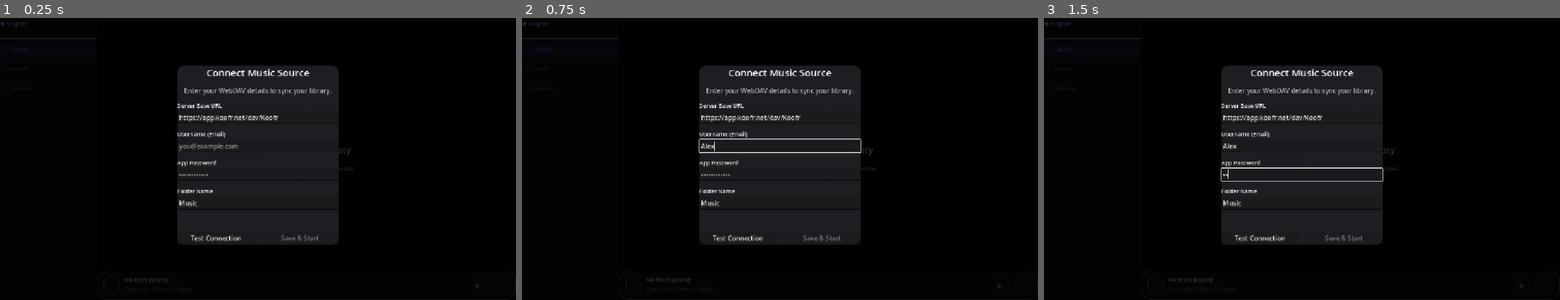
Above: before the commit, frames 1-3 (left to right).
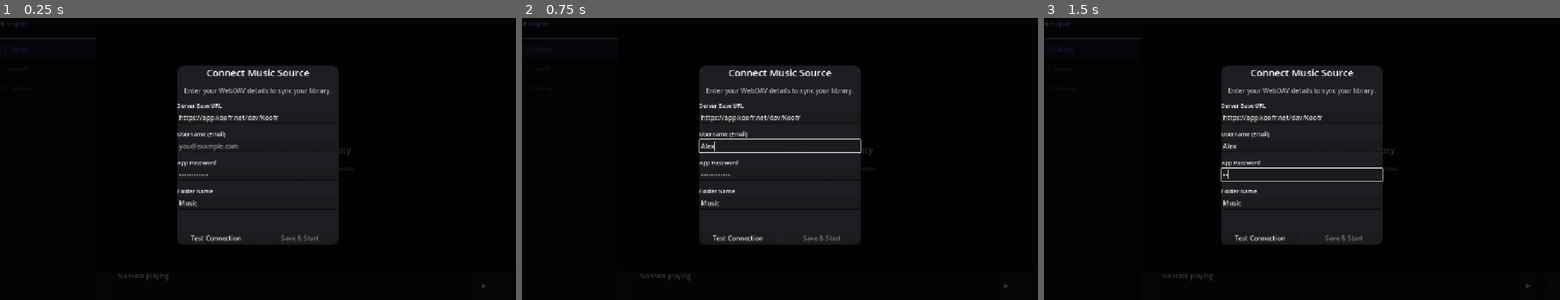
Above: after the commit, the same moments.

Repository: Ghigog/vapor-music
Game: Godot game, scene res://scenes/main.tscn
The game is run twice, just before and just after one commit, with the same random seed, the same clock (stepped at 60 frames per second) and the same inputs.
Inputs (mouse positions are in pixels of both pictures, inside the frame that each line leads up to):
- Up to frame 1 (0.25 s): no input
- Up to frame 2 (0.75 s): click (780, 144) at 0.52 s; type "Alex" at 0.6 s
- Up to frame 3 (1.5 s): click (1302, 175) at 0.75 s; type "12" at 0.83 s; click (1529, 285) at 1.25 s, where only the run after the commit has a clickable "▶"

The runs differ from the first frame. In frame 1, 0.1% of the frame differs, in the area x 23-95%, y 90-96%; in frame 2, 0.1%; in frame 3, 0.1%.

Commit message:
it's alive

Diff:
--- a/project.godot
+++ b/project.godot
@@ -22,6 +22,7 @@
 NavManager="*res://autoloads/NavManager.gd"
 SettingsManager="*res://scripts/services/settings_manager.gd"
 WebDAVService="*res://scripts/services/webdav_service.gd"
+AudioManager="*uid://bxledcc7ud1e8"
 
 [display]
 
--- a/scenes/ui/mini_player/mini_player.tscn
+++ b/scenes/ui/mini_player/mini_player.tscn
@@ -1,32 +1,39 @@
-[gd_scene load_steps=2 format=3 uid="uid://vaporminiplayer01"]
+[gd_scene format=3 uid="uid://d15njsphawx4k"]
 
-[ext_resource type="Script" path="res://scripts/ui/mini_player.gd" id="1_mp"]
+[ext_resource type="Script" uid="uid://cwpu4jeotrglj" path="res://scripts/ui/mini_player.gd" id="1_mp"]
 
-[node name="MiniPlayer" type="PanelContainer"]
+[node name="MiniPlayer" type="PanelContainer" unique_id=1961534883]
+anchors_preset = 10
 anchor_right = 1.0
 script = ExtResource("1_mp")
 
-[node name="HBox" type="HBoxContainer" parent="."]
+[node name="HBox" type="HBoxContainer" parent="." unique_id=1021783544]
+layout_mode = 2
 theme_override_constants/separation = 12
 
-[node name="AlbumArt" type="Panel" parent="HBox"]
+[node name="AlbumArt" type="Panel" parent="HBox" unique_id=653742320]
 custom_minimum_size = Vector2(40, 40)
+layout_mode = 2
 
-[node name="TrackInfo" type="VBoxContainer" parent="HBox"]
+[node name="TrackInfo" type="VBoxContainer" parent="HBox" unique_id=2076905498]
+layout_mode = 2
 size_flags_horizontal = 3
 
-[node name="TrackTitle" type="Label" parent="HBox/TrackInfo"]
+[node name="TrackTitle" type="Label" parent="HBox/TrackInfo" unique_id=364084197]
+layout_mode = 2
 text = "No track playing"
 vertical_alignment = 1
 
-[node name="ArtistLabel" type="Label" parent="HBox/TrackInfo"]
-text = ""
+[node name="ArtistLabel" type="Label" parent="HBox/TrackInfo" unique_id=262776779]
+layout_mode = 2
 vertical_alignment = 1
 
-[node name="PlayPauseBtn" type="Button" parent="HBox"]
+[node name="PlayPauseBtn" type="Button" parent="HBox" unique_id=1985718635]
+custom_minimum_size = Vector2(44, 44)
+layout_mode = 2
 text = "▶"
+
+[node name="LikeBtn" type="Button" parent="HBox" unique_id=2065415661]
 custom_minimum_size = Vector2(44, 44)
-
-[node name="LikeBtn" type="Button" parent="HBox"]
+layout_mode = 2
 text = "♡"
-custom_minimum_size = Vector2(44, 44)
--- a/scripts/screens/library_screen.gd
+++ b/scripts/screens/library_screen.gd
@@ -91,20 +91,40 @@
 	for child in track_list.get_children():
 		child.queue_free()
 
-	# Populate track rows
+	# Populate track rows using Flat interactive buttons
 	for href: String in files:
-		var label := Label.new()
-		label.text = href.get_file().uri_decode()
+		var raw_filename := href.get_file().uri_decode()
 
-		# Apply typography styling match rules
-		label.add_theme_font_override("font", ThemeManager.font_ui)
-		label.add_theme_font_size_override("font_size", ThemeManager.TYPE_SM)
-		label.add_theme_color_override("font_color", ThemeManager.TEXT_PRIMARY)
+		# Strip off the ".mp3" or ".flac" extensions cleanly
+		var display_name := raw_filename.get_basename()
 
-		# Explicitly tell the label node to expand and occupy its horizontal alignment block
-		label.size_flags_horizontal = Control.SIZE_EXPAND_FILL
+		# OPTIONAL CLEANUP: Remove "Vanilla - Origin - " if you just want song titles in the list
+		if " - " in display_name:
+			var parts := display_name.split(" - ")
+			# Looks for a structure like ["Vanilla", "Origin", "01 Past..."]
+			if parts.size() >= 3:
+				display_name = parts[2] # Just show the track number + song name
+			else:
+				display_name = parts[parts.size() - 1]
 
-		track_list.add_child(label)
+		var track_btn := Button.new()
+		track_btn.text = "   ▶   " + display_name
+		track_btn.alignment = HORIZONTAL_ALIGNMENT_LEFT
+		track_btn.flat = true
+
+		# Standard layout typography constraints
+		track_btn.add_theme_font_override("font", ThemeManager.font_ui)
+		track_btn.add_theme_font_size_override("font_size", ThemeManager.TYPE_SM)
+		track_btn.add_theme_color_override("font_color", ThemeManager.TEXT_PRIMARY)
+		track_btn.add_theme_color_override("font_hover_color", ThemeManager.ACCENT_BRIGHT)
+
+		# Pipe track context into play mechanics on click
+		track_btn.pressed.connect(
+			func(): AudioManager.play_track(href, files)
+		)
+
+		track_btn.size_flags_horizontal = Control.SIZE_EXPAND_FILL
+		track_list.add_child(track_btn)
 
 	# --- FIX 2: FORCE EXPAND SCROLL CONTAINERS TO OCCUPY SPACE ---
 	center_panel.visible = false
--- /dev/null
+++ b/scripts/services/audio_manager.gd
@@ -0,0 +1,107 @@
+## audio_manager.gd
+## Global engine player that streams audio buffers dynamically via authenticated HTTP requests.
+extends Node
+
+signal track_changed(track_name: String)
+signal playback_toggled(is_playing: bool)
+
+var player: AudioStreamPlayer
+var current_playlist: Array[String] = []
+var current_track_index: int = -1
+var is_playing := false
+
+func _ready() -> void:
+	# Build out runtime child container component dynamically
+	player = AudioStreamPlayer.new()
+	add_child(player)
+	player.finished.connect(_on_track_finished)
+
+## Prepares a new track vector array queue context state
+func play_track(track_href: String, playlist: Array) -> void:
+	current_playlist = Array(playlist, TYPE_STRING, &"", null)
+	current_track_index = current_playlist.find(track_href)
+
+	_load_and_stream_remote_file(track_href)
+
+## Asynchronously downloads the remote audio file context and loads it into an AudioStream layer
+func _load_and_stream_remote_file(href_path: String) -> void:
+	var base_url: String = SettingsManager.webdav_url
+	var username := SettingsManager.webdav_username
+	var password := SettingsManager.webdav_password
+
+	var auth_raw := "%s:%s" % [username, password]
+	var auth_header := "Authorization: Basic %s" % Marshalls.utf8_to_base64(auth_raw)
+
+	# Fix URL assembly: Extract host safely without duplicating path segments
+	var url_parts = base_url.split("/dav")
+	var host_base = url_parts[0]
+
+	# Clean up incoming href path to prevent double encoding
+	var clean_href = href_path
+	if not clean_href.begins_with("/"):
+		clean_href = "/" + clean_href
+
+	# Step 1: Decode it fully to strip any pre-existing %20 artifacts
+	var completely_decoded = clean_href.uri_decode()
+
+	# Step 2: Encode the raw string, then fix the slashes so it doesn't break the web path structure
+	var safe_encoded_path = completely_decoded.uri_encode().replace("%2F", "/")
+
+	var full_target_endpoint = host_base + safe_encoded_path
+
+	print("AudioManager: Requesting stream from: ", full_target_endpoint)
+	track_changed.emit(href_path.get_file().uri_decode())
+
+	var http_client := HTTPRequest.new()
+	add_child(http_client)
+
+	# FIX: Bypass local desktop TLS client handshake limits if a bundle isn't defined
+	http_client.set_tls_options(TLSOptions.client_unsafe())
+
+	var err := http_client.request(full_target_endpoint, [auth_header], HTTPClient.METHOD_GET)
+	if err != OK:
+		print("AudioManager: Network request instantiation failure code: ", err)
+		http_client.queue_free()
+		return
+
+	var response = await http_client.request_completed
+	var response_code: int = response[1]
+	var response_body: PackedByteArray = response[3]
+
+	http_client.queue_free()
+
+	if response_code != 200:
+		print("AudioManager: Server streaming request rejected with HTTP code: %d" % response_code)
+		return
+
+	# Instantiate and stream standard MP3 byte headers directly into memory audio layers
+	var stream := AudioStreamMP3.new()
+	stream.data = response_body
+
+	# Double-check that data was actually fed into the stream buffer
+	if stream.data.size() == 0:
+		print("AudioManager: Error - Received an empty binary stream buffer.")
+		return
+
+	player.stream = stream
+	player.play()
+	is_playing = true
+	playback_toggled.emit(true)
+
+func toggle_play() -> void:
+	if player.stream == null:
+		return
+	if is_playing:
+		player.stream_paused = true
+		is_playing = false
+	else:
+		player.stream_paused = false
+		is_playing = true
+	playback_toggled.emit(is_playing)
+
+func _on_track_finished() -> void:
+	if current_playlist.is_empty() or current_track_index == -1:
+		return
+	# Loop playlist sequence
+	var next_index := (current_track_index + 1) % current_playlist.size()
+	_load_and_stream_remote_file(current_playlist[next_index])
--- a/scripts/ui/mini_player.gd
+++ b/scripts/ui/mini_player.gd
@@ -1,93 +1,38 @@
 ## mini_player.gd
-## Persistent mini-player strip shown at the bottom of every screen.
-## MVP state: displays a polished placeholder (no track loaded).
-## Future: AudioEngine signals will populate track info and album art.
-extends PanelContainer
+## Bottom UI controller component handling active state indicators and playback toggles.
+extends Control
 
-@onready var album_art:    Panel  = $HBox/AlbumArt
-@onready var track_title:  Label  = $HBox/TrackInfo/TrackTitle
-@onready var artist_label: Label  = $HBox/TrackInfo/ArtistLabel
-@onready var play_pause:   Button = $HBox/PlayPauseBtn
-@onready var like_btn:     Button = $HBox/LikeBtn
-
+# Hardened onready node paths referencing your exact scene tree hierarchy
+@onready var track_title_label: Label = $HBox/TrackInfo/TrackTitle
+@onready var play_pause_btn: Button = $HBox/PlayPauseBtn
 
 func _ready() -> void:
-	_apply_styles()
-	_apply_placeholder_state()
+	# Connect to our global audio singleton signals
+	AudioManager.track_changed.connect(_on_track_changed)
+	AudioManager.playback_toggled.connect(_on_playback_toggled)
 
+	if play_pause_btn:
+		play_pause_btn.pressed.connect(_on_play_pause_pressed)
 
-# ---------------------------------------------------------------------------
-# Styling
-# ---------------------------------------------------------------------------
+func _on_track_changed(track_name: String) -> void:
+	if track_title_label:
+		# If the filename contains a long prefix like "Vanilla - Origin - ",
+		# we clean it up so just the song title displays nicely in the small bar!
+		var clean_name := track_name
+		if " - " in track_name:
+			var parts := track_name.split(" - ")
+			clean_name = parts[parts.size() - 1] # Grabs just the song name at the end
 
-func _apply_styles() -> void:
-	# Glass strip with horizontal content padding.
-	var panel_style := ThemeManager.make_glass_panel(ThemeManager.RADIUS_LG, 0.90)
-	panel_style.content_margin_left   = ThemeManager.SPACE_4
-	panel_style.content_margin_right  = ThemeManager.SPACE_4
-	panel_style.content_margin_top    = ThemeManager.SPACE_3
-	panel_style.content_margin_bottom = ThemeManager.SPACE_3
-	add_theme_stylebox_override("panel", panel_style)
-	custom_minimum_size.y = ThemeManager.MINI_PLAYER_HEIGHT
+		track_title_label.text = clean_name
 
-	# Album art circle placeholder.
-	album_art.add_theme_stylebox_override("panel", ThemeManager.make_circle_placeholder())
-	album_art.custom_minimum_size = Vector2(40.0, 40.0)
+func _on_playback_toggled(is_playing: bool) -> void:
+	if play_pause_btn:
+		# Changes text icons depending on play state.
+		# (If you are using visual texture sprites instead of font text later, we can swap this)
+		if is_playing:
+			play_pause_btn.text = "⏸"
+		else:
+			play_pause_btn.text = "▶"
 
-	# Track title.
-	track_title.add_theme_color_override("font_color", ThemeManager.TEXT_PRIMARY)
-	track_title.add_theme_font_override("font", ThemeManager.font_ui)
-	track_title.add_theme_font_size_override("font_size", ThemeManager.TYPE_SM)
-
-	# Artist label.
-	artist_label.add_theme_color_override("font_color", ThemeManager.TEXT_TERTIARY)
-	artist_label.add_theme_font_override("font", ThemeManager.font_ui)
-	artist_label.add_theme_font_size_override("font_size", ThemeManager.TYPE_XS)
-
-	# Play / Pause button — circular glass pill.
-	play_pause.add_theme_stylebox_override("normal",  ThemeManager.make_glass_panel(ThemeManager.RADIUS_PILL, 0.30))
-	play_pause.add_theme_stylebox_override("hover",   ThemeManager.make_glass_panel(ThemeManager.RADIUS_PILL, 0.50))
-	play_pause.add_theme_stylebox_override("pressed", ThemeManager.make_glass_panel(ThemeManager.RADIUS_PILL, 0.70))
-	play_pause.add_theme_stylebox_override("focus",   ThemeManager.make_transparent())
-	play_pause.add_theme_color_override("font_color", ThemeManager.ACCENT_BRIGHT)
-	play_pause.add_theme_font_size_override("font_size", ThemeManager.TYPE_MD)
-	play_pause.custom_minimum_size = Vector2(44.0, 44.0)
-
-	# Like / heart button.
-	like_btn.add_theme_stylebox_override("normal",  ThemeManager.make_transparent())
-	like_btn.add_theme_stylebox_override("hover",   ThemeManager.make_nav_item_hover())
-	like_btn.add_theme_stylebox_override("pressed", ThemeManager.make_nav_item_hover())
-	like_btn.add_theme_stylebox_override("focus",   ThemeManager.make_transparent())
-	like_btn.add_theme_color_override("font_color",       ThemeManager.TEXT_TERTIARY)
-	like_btn.add_theme_color_override("font_hover_color", ThemeManager.SEMANTIC_ERROR)
-	like_btn.add_theme_font_size_override("font_size", ThemeManager.TYPE_MD)
-	like_btn.custom_minimum_size = Vector2(44.0, 44.0)
-
-
-# ---------------------------------------------------------------------------
-# State
-# ---------------------------------------------------------------------------
-
-func _apply_placeholder_state() -> void:
-	track_title.text    = "No track playing"
-	artist_label.text   = "Open your library to begin"
-	play_pause.text     = "▶"
-	play_pause.disabled = true
-	like_btn.text       = "♡"
-	like_btn.disabled   = true
-
-
-## Called by AudioEngine (future) to display a newly loaded track.
-## [param title]  Track display title.
-## [param artist] Artist display name.
-func set_track(title: String, artist: String) -> void:
-	track_title.text    = title
-	artist_label.text   = artist
-	play_pause.disabled = false
-	like_btn.disabled   = false
-
-
-## Reflects the current playback state on the play/pause icon.
-## [param playing] True while audio is actively playing.
-func set_playing(playing: bool) -> void:
-	play_pause.text = "⏸" if playing else "▶"
+func _on_play_pause_pressed() -> void:
+	AudioManager.toggle_play()
Not shown, added: scripts/services/audio_manager.gd.uid
